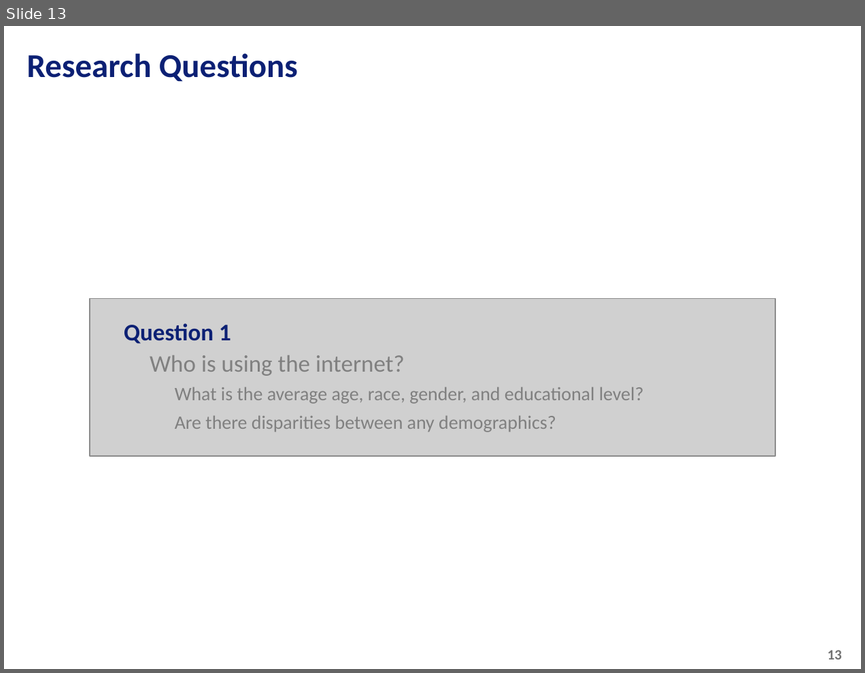
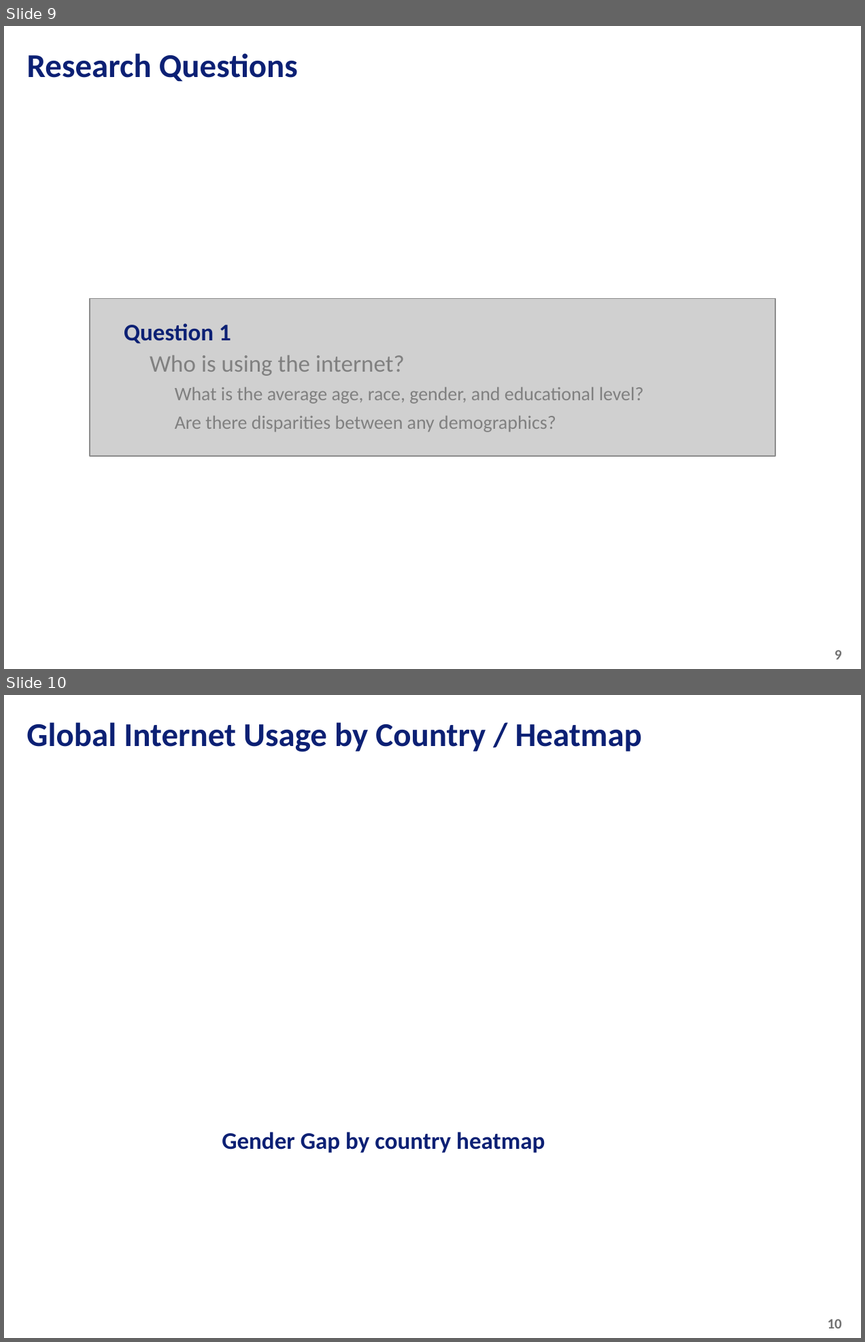
Before and after one commit to tiascott01/07_GroupProject1, a slide deck: Data Presentation.pptx. Shown one above the other, each under a label of ours: slide 13 before the commit, slides 9 and 10 after it. The pictures are 865x673 and 865x1342 pixels, drawn with LibreOffice and Linux fonts; fonts in the diff are those of the drawing; grey boxes stand for pictures; background and template pictures are left out. Boxes give left, top, right and bottom in pixels: in the first picture for what was removed or moved away, otherwise in the second. Text is boxed around its words. In the diff, an @@ line names an element or a change of style, - is before the commit and + after.

```diff
--- a/Data Presentation.pptx
+++ b/Data Presentation.pptx
@@ slide 10 added at (4, 695, 861, 1338), background picture (left out); not listed: 1 template element that a slide beside it also shows @@
@@ title added at (26, 722, 642, 752), 28 pt, text #0C2074, bold @@
+Global Internet Usage by Country / Heatmap
@@ text added at (222, 1132, 545, 1153), 20 pt, text #0C2074, bold @@
+Gender Gap by country heatmap
@@ what was slide 13 is now slide 9 @@
@@ page number at (834, 650, 842, 659): text changed @@
-13
+9
```
Also in this commit, not shown: 1 slide changed, 11 other slides added, 4 slides removed.
